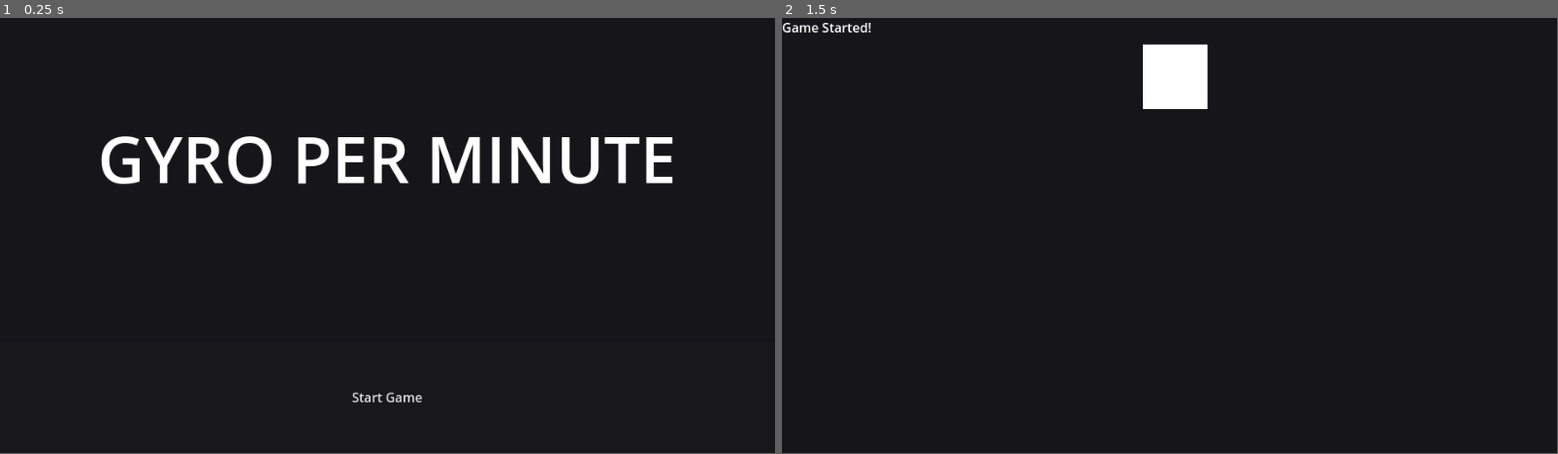
Above: before the commit, frames 1-2 (left to right).
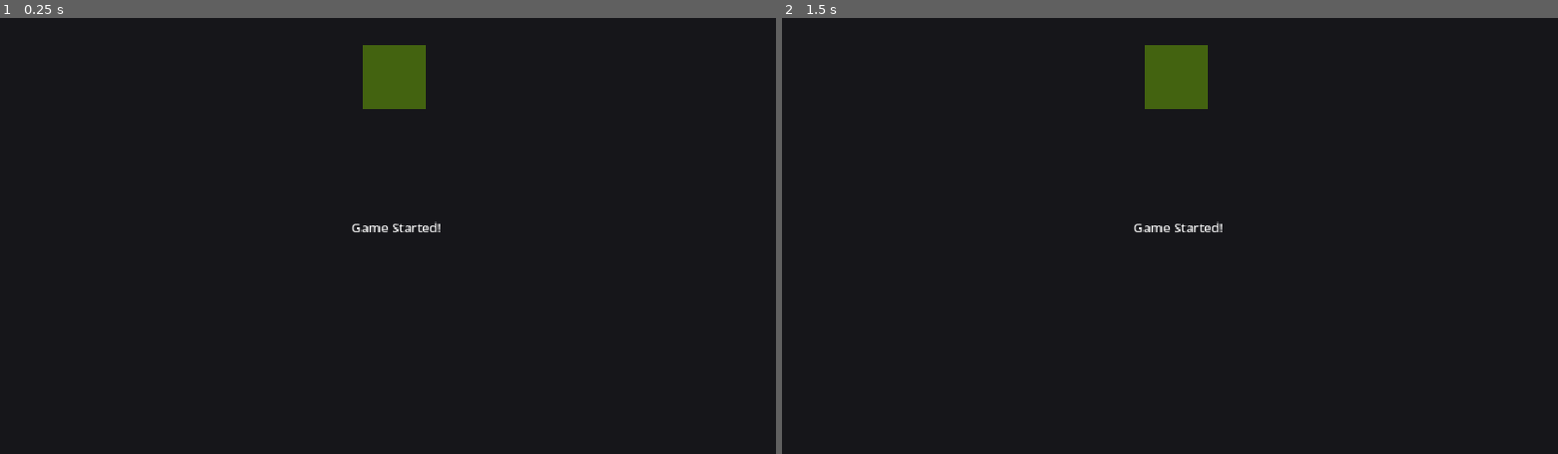
Above: after the commit, the same moments.

Repository: toomcis/GyroPerMinute
Game: Godot game, scene res://GameScene/Debug Scene/MainDebug.tscn
Same seed, same stepped clock (60 frames per second), same inputs: the game is played once before the commit and once after it. Before the commit the project starts from res://GameScene/MainMenu/MainMenu.tscn.
Inputs (mouse positions are in pixels of both pictures, inside the frame that each line leads up to):
- Up to frame 1 (0.25 s): no input
- Up to frame 2 (1.5 s): click (1170, 397) at 0.5 s, where only the run before the commit has a clickable "Start Game"; tap Enter at 1.25 s
In our replay, the window is 799x449 before the commit and 800x450 after it. These sizes can differ from the game's own. Grey fills any space a smaller window leaves; there, only what the larger window draws over its background counts as a difference.

The runs differ from the first frame. In frame 1, 4.8% of the frame differs, in the area x 13-87%, y 6-89%; in frame 2, 1.5%.

Commit message:
added a debug gamemode, made the area functional, todo: allat

Diff:
--- a/GameScene/Debug Scene/MainDebug.gd
+++ b/GameScene/Debug Scene/MainDebug.gd
@@ -4,9 +4,14 @@
 @onready var DPI = (get_viewport().size.x + get_viewport().size.y)
 
 const PORT = 7183
+var secondsPassed = 0
+var ServerStarted = false
 var multiplayer_peer = ENetMultiplayerPeer.new()
-var ListOfPlayers = [0]
-var ServerStarted = false
+var gameStarted = ""
+
+
+var playersInStart = [0]
+var playersInSettings = [0]
 
 func _ready():
 
@@ -27,27 +32,29 @@
 	pass
 
 func _on_peer_connected(id):
-	var CurrentPlayerIndex = ListOfPlayers.size()
+	var CurrentPlayerIndex = Globals.ListOfPlayers.size()
 	print("Peer connected: %s" % id)
-	ListOfPlayers.append(id)
+	Globals.ListOfPlayers.append(id)
 	var NewPlayer = load("res://Player/Player.tscn").instantiate()
 	add_child(NewPlayer)
 	NewPlayer.position = get_viewport().size / 2
 	if ServerStarted:
-		MenuLabel.text = "Player " + str(CurrentPlayerIndex) + " disconnected"
+		MenuLabel.text = "Player " + str(CurrentPlayerIndex) + " connected to server!"
 
 
 func _on_peer_disconnected(id):
 	print("Peer disconnected: %s" % id)
-	var indexOfDisconnectedPlayer = ListOfPlayers.find(id)
-	ListOfPlayers.remove_at(indexOfDisconnectedPlayer)
+	var indexOfDisconnectedPlayer = Globals.ListOfPlayers.find(id)
+	Globals.ListOfPlayers.remove_at(indexOfDisconnectedPlayer)
 	print(get_child(indexOfDisconnectedPlayer))
 	remove_child(get_child(indexOfDisconnectedPlayer))
+	Globals.ListOfPlayerColors.remove_at(indexOfDisconnectedPlayer)
 	if ServerStarted:
 		MenuLabel.text = "Player " + str(indexOfDisconnectedPlayer) + " disconnected"
 
+
 func getPlayerOffID(id):
-	return get_child(ListOfPlayers.find(id))
+	return get_child(Globals.ListOfPlayers.find(id))
 
 @rpc("any_peer")
 func sentPlayerColor(sentColor):
@@ -63,7 +70,8 @@
 	line.gradient = new_gradient
 	new_gradient.set_color(0, sentColor)
 
-	print(ListOfPlayers.find(multiplayer.get_remote_sender_id()))
+	print(Globals.ListOfPlayers.find(multiplayer.get_remote_sender_id()))
+	Globals.ListOfPlayerColors.append(sentColor)
 
 @rpc("any_peer")
 func getInfo(_information):
@@ -78,7 +86,6 @@
 	player.rotation += GyroData.y
 	if player.rotation >= 360 or player.rotation <= -360:
 		player.rotation = 0
-	print(player.rotation)
 
 	if player.position.x >= get_viewport().size.x:
 		player.position.x = 0
@@ -107,5 +114,32 @@
 
 
 func _on_start_game_body_entered(body: Node2D) -> void:
-	print(body)
-	MenuLabel.text = "Body " + str(body) + " entered start game area!"
+	var player = get_children().find(body)
+	playersInStart.append(Globals.ListOfPlayers[player])
+	print(playersInStart)
+	MenuLabel.text = "Player " + str(player) + " entered start game area!"
+
+	if Globals.ListOfPlayers == playersInStart and Globals.ListOfPlayers != [0]:
+		print("Starting game!")
+		MenuLabel.text = "All players in start, starting soon!"
+		secondsPassed = 0
+		$"Nodes/Start Game/CountDown".start()
+
+func gameStart(gameMode):
+	MenuLabel.text = str(gameMode) + " started!"
+	#get_tree().change_scene_to_file("")
+
+func _on_start_game_body_exited(body: Node2D) -> void:
+	var player = get_children().find(body)
+	playersInStart.erase(Globals.ListOfPlayers[player])
+	print(playersInStart)
+	MenuLabel.text = "Player " + str(player) + " exited start game area!"
+
+
+func _on_count_down_timeout() -> void:
+	secondsPassed += 1
+	MenuLabel.text = str(secondsPassed)
+	if not secondsPassed > 5:
+		$"Nodes/Start Game/CountDown".start()
+	else:
+		gameStart(gameStarted)
--- a/GameScene/Debug Scene/MainDebug.tscn
+++ b/GameScene/Debug Scene/MainDebug.tscn
@@ -8,7 +8,19 @@
 [sub_resource type="RectangleShape2D" id="RectangleShape2D_tmeyd"]
 size = Vector2(1, 1)
 
+[sub_resource type="StandardMaterial3D" id="StandardMaterial3D_tmeyd"]
+transparency = 1
+no_depth_test = true
+
 [sub_resource type="BoxMesh" id="BoxMesh_jod0l"]
+material = SubResource("StandardMaterial3D_tmeyd")
+
+[sub_resource type="Gradient" id="Gradient_o3l6n"]
+offsets = PackedFloat32Array(0)
+colors = PackedColorArray(0.552941, 0.886275, 0, 0.215686)
+
+[sub_resource type="GradientTexture1D" id="GradientTexture1D_d33f1"]
+gradient = SubResource("Gradient_o3l6n")
 
 [node name="MainScreen" type="Control"]
 layout_mode = 3
@@ -22,11 +34,13 @@
 [node name="Nodes" type="Node2D" parent="."]
 
 [node name="Label" type="Label" parent="Nodes"]
-anchors_preset = -1
+anchors_preset = 15
 anchor_right = 1.0
 anchor_bottom = 1.0
-offset_right = 111.0
-offset_bottom = 23.0
+offset_left = 434.0
+offset_top = 248.0
+offset_right = 545.0
+offset_bottom = 271.0
 grow_horizontal = 2
 grow_vertical = 2
 text = "Game Started!"
@@ -36,6 +50,8 @@
 
 [node name="Start Game" type="Area2D" parent="Nodes"]
 position = Vector2(488, 151)
+collision_layer = 7
+collision_mask = 7
 
 [node name="Area" type="CollisionShape2D" parent="Nodes/Start Game"]
 position = Vector2(-1, -78)
@@ -44,6 +60,12 @@
 
 [node name="MeshInstance2D" type="MeshInstance2D" parent="Nodes/Start Game/Area"]
 mesh = SubResource("BoxMesh_jod0l")
+texture = SubResource("GradientTexture1D_d33f1")
+
+[node name="CountDown" type="Timer" parent="Nodes/Start Game"]
+one_shot = true
 
 [connection signal="resized" from="." to="." method="_on_resized"]
 [connection signal="body_entered" from="Nodes/Start Game" to="." method="_on_start_game_body_entered"]
+[connection signal="body_exited" from="Nodes/Start Game" to="." method="_on_start_game_body_exited"]
+[connection signal="timeout" from="Nodes/Start Game/CountDown" to="." method="_on_count_down_timeout"]
--- /dev/null
+++ b/GameScene/Debug Scene/debug.tscn
@@ -0,0 +1,16 @@
+[gd_scene load_steps=2 format=3 uid="uid://ckmp8lcmeoagk"]
+
+[ext_resource type="Script" uid="uid://cr52bdcuvwq7e" path="res://GameScene/Debug Scene/debug_gamemode.gd" id="1_4nct5"]
+
+[node name="MainScreen" type="Node2D"]
+script = ExtResource("1_4nct5")
+
+[node name="Players" type="Node2D" parent="."]
+
+[node name="Balls" type="Node2D" parent="."]
+
+[node name="BallCooldown" type="Timer" parent="."]
+wait_time = 0.5
+autostart = true
+
+[connection signal="timeout" from="BallCooldown" to="." method="_on_ball_cooldown_timeout"]
--- /dev/null
+++ b/GameScene/Debug Scene/debug_gamemode.gd
@@ -0,0 +1,15 @@
+extends Node2D
+
+func _process(_delta: float) -> void:
+	pass
+
+func spawnBall():
+	var ball = load("res://Objects/Balls/1.tscn").instantiate()
+	get_child(1).add_child(ball)
+	ball.position.x = randi_range(60, get_viewport().size.x - 60)
+	var mesh = ball.get_child(0).get_child(0).get_child(0)
+	mesh.texture.gradient.set_color(0, Color(randf(), randf(), randf()))
+
+
+func _on_ball_cooldown_timeout() -> void:
+	spawnBall()
--- /dev/null
+++ b/Globals.gd
@@ -0,0 +1,4 @@
+extends Node
+
+var ListOfPlayers = [0]
+var ListOfPlayerColors = [0]
--- /dev/null
+++ b/Objects/Balls/1.tscn
@@ -0,0 +1,27 @@
+[gd_scene load_steps=5 format=3 uid="uid://cq12jrambim4"]
+
+[sub_resource type="CircleShape2D" id="CircleShape2D_5b7i2"]
+
+[sub_resource type="SphereMesh" id="SphereMesh_5b7i2"]
+
+[sub_resource type="Gradient" id="Gradient_b3koq"]
+offsets = PackedFloat32Array(0)
+colors = PackedColorArray(0.470588, 0.784314, 0.784314, 1)
+
+[sub_resource type="GradientTexture1D" id="GradientTexture1D_dinph"]
+resource_local_to_scene = true
+gradient = SubResource("Gradient_b3koq")
+
+[node name="1" type="Node2D"]
+
+[node name="RigidBody2D" type="RigidBody2D" parent="."]
+
+[node name="CollisionShape2D" type="CollisionShape2D" parent="RigidBody2D"]
+scale = Vector2(3, 3)
+shape = SubResource("CircleShape2D_5b7i2")
+
+[node name="MeshInstance2D" type="MeshInstance2D" parent="RigidBody2D/CollisionShape2D"]
+position = Vector2(9.53674e-07, 1.78814e-06)
+scale = Vector2(20.0227, 20)
+mesh = SubResource("SphereMesh_5b7i2")
+texture = SubResource("GradientTexture1D_dinph")
--- a/Player/Player.tscn
+++ b/Player/Player.tscn
@@ -33,19 +33,17 @@
 
 [node name="Line2D" type="Line2D" parent="MeshInstance2D"]
 top_level = true
-points = PackedVector2Array(2, -7)
-closed = true
 width = 40.0
 width_curve = SubResource("Curve_62e2m")
 default_color = Color(0, 1, 0, 1)
 gradient = SubResource("Gradient_q3lat")
 joint_mode = 1
-sharp_limit = 90.0
-round_precision = 32
-antialiased = true
+begin_cap_mode = 2
+end_cap_mode = 2
 script = ExtResource("1_3qydi")
 
-[node name="RigidBody2D" type="RigidBody2D" parent="MeshInstance2D"]
+[node name="CharacterBody2D" type="CharacterBody2D" parent="MeshInstance2D"]
+motion_mode = 1
 
-[node name="CollisionShape2D" type="CollisionShape2D" parent="MeshInstance2D/RigidBody2D"]
+[node name="CollisionShape2D" type="CollisionShape2D" parent="MeshInstance2D/CharacterBody2D"]
 shape = SubResource("CircleShape2D_3qydi")
--- a/Player/trailLine.gd
+++ b/Player/trailLine.gd
@@ -2,5 +2,5 @@
 
 func _process(delta: float) -> void:
 	add_point(get_parent().global_position)
-	if points.size() > 50:
+	if points.size() > 180:
 		remove_point(0)
--- a/project.godot
+++ b/project.godot
@@ -11,14 +11,20 @@
 [application]
 
 config/name="GameServer"
-run/main_scene="uid://cpah3vsg1d0io"
+run/main_scene="uid://by8iuxuqcfkpq"
 config/features=PackedStringArray("4.4", "Forward Plus")
-config/icon="res://icon.svg"
+
+[autoload]
+
+Globals="*res://Globals.gd"
 
 [display]
 
 window/size/viewport_width=960
 window/size/viewport_height=540
+window/stretch/mode="canvas_items"
+window/stretch/aspect="expand"
+window/vsync/vsync_mode=0
 
 [rendering]
 
Not shown: 1 places in GameScene/Debug Scene/MainDebug.tscn that only renumber resources
Not shown, added: GameScene/Debug Scene/debug_gamemode.gd.uid
Not shown, added: Globals.gd.uid
